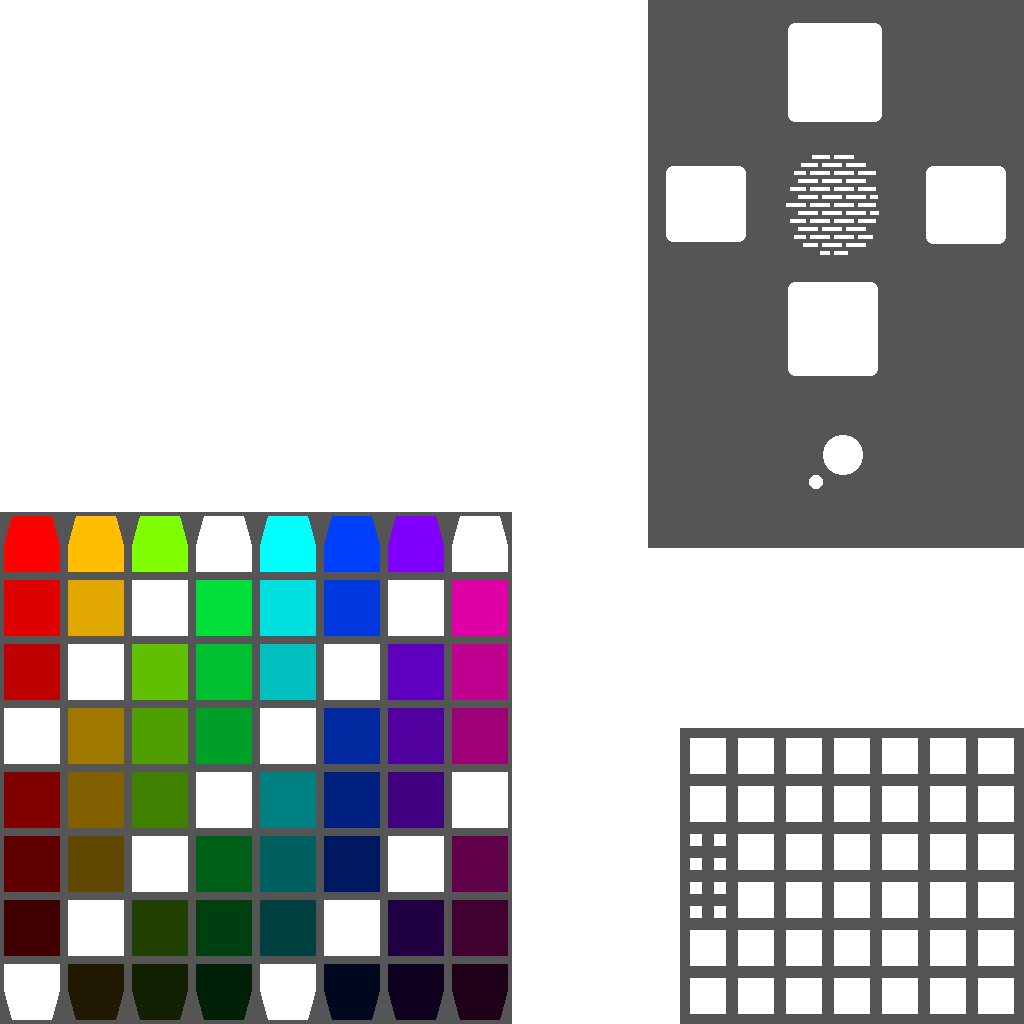
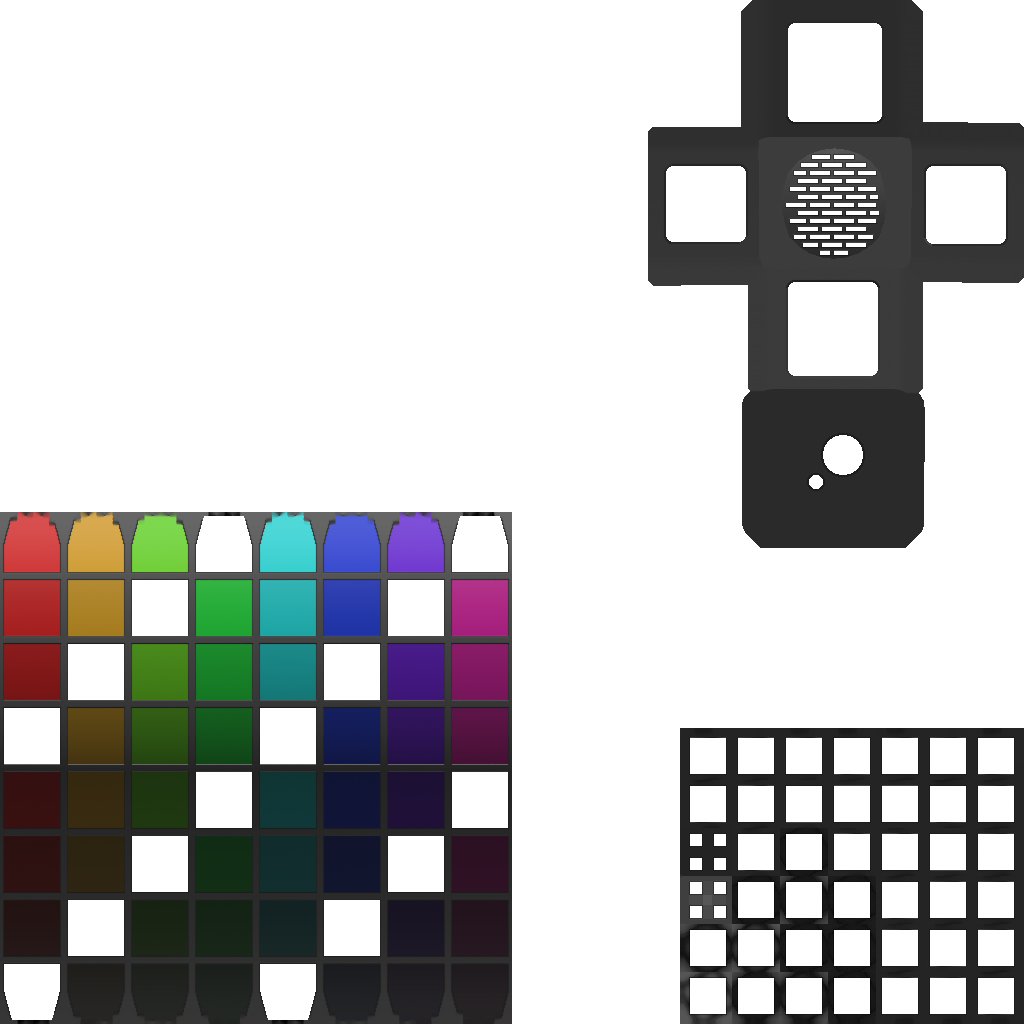
The second 1024px x 1024px image is a revision of the first. Changes to its layers:
added layer "bake" above "flat" over left=0, top=0, right=1024, bottom=1024
moved "ball-wireframe" into group "flat" over left=0, top=512, right=512, bottom=1024
moved "8x8-palette-dark" into group "flat" over left=0, top=512, right=512, bottom=1024
moved "cup-cover-group" into group "flat" over left=648, top=0, right=1024, bottom=548
moved "cover-mesh-lattice" into group "flat" over left=680, top=728, right=1024, bottom=1024
